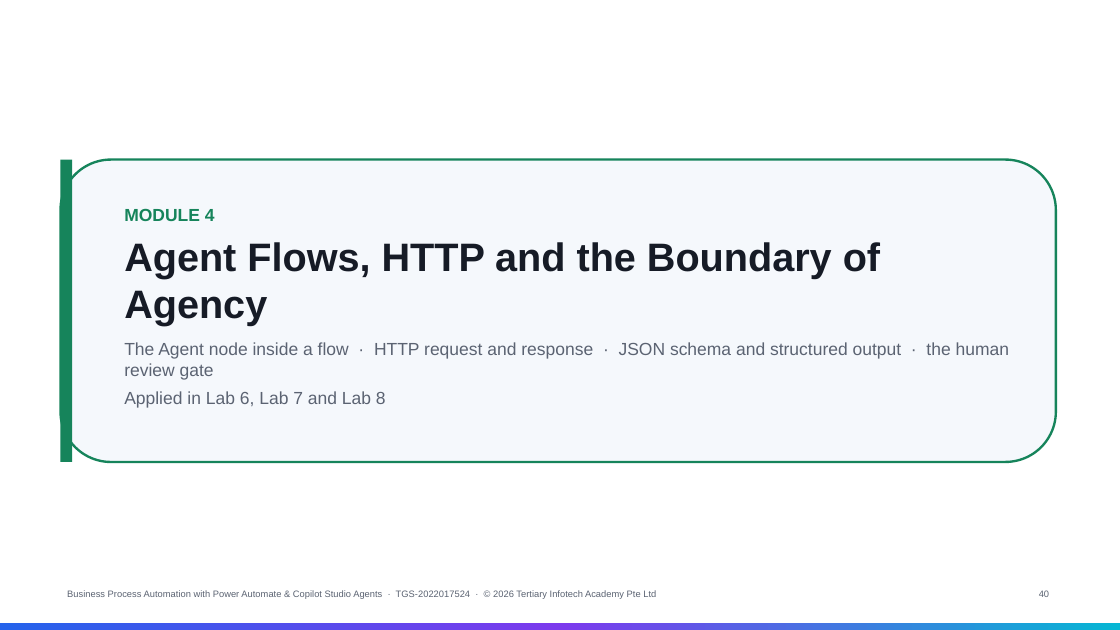
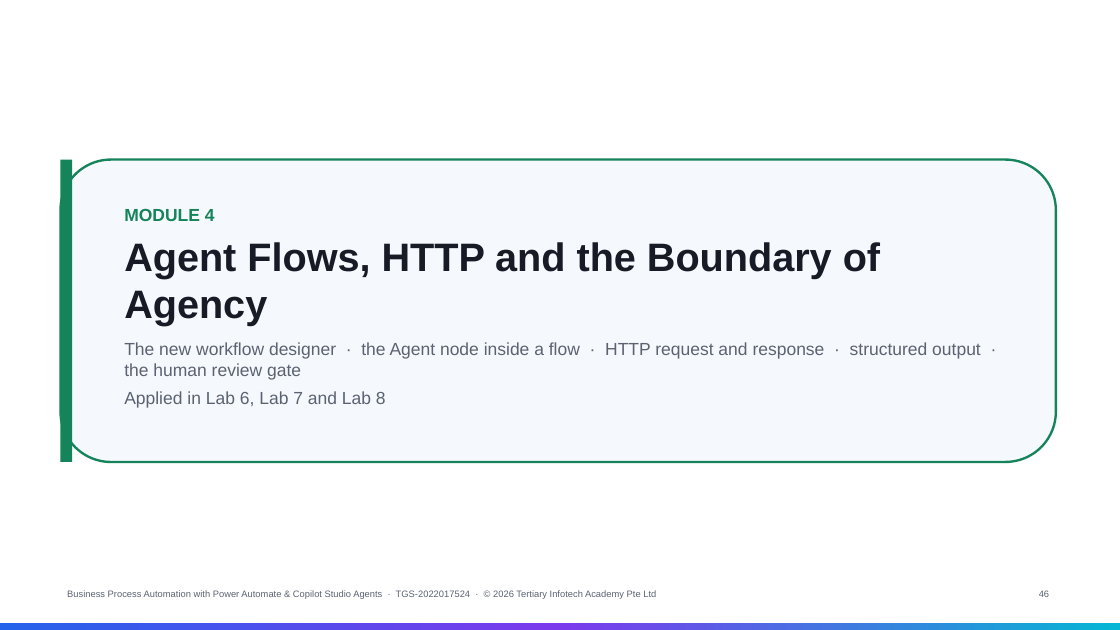
Before and after one commit to tertiarycourses/TGS-2022017524-Business-Process-Automation-with-Power-Automate-and-Copilot-Studio-Agents, a slide deck: slide 46 of courseware/Business Process Automation with Power Automate and Copilot Studio Agents-v7.0.pptx (slide 40 before the commit). Drawn at 1120x630 pixels with LibreOffice and Linux fonts; fonts in the diff are those of the drawing. Boxes give left, top, right and bottom in pixels: in the first picture for what was removed or moved away, otherwise in the second. Text is boxed around its words. In the diff, an @@ line names an element or a change of style, - is before the commit and + after.

```diff
--- a/courseware/Business Process Automation with Power Automate and Copilot Studio Agents-v7.0.pptx
+++ b/courseware/Business Process Automation with Power Automate and Copilot Studio Agents-v7.0.pptx
@@ text at (124, 342, 981, 380): text changed @@
-The Agent node inside a flow · HTTP request and response · JSON schema and structured output · the human review gate
+The new workflow designer · the Agent node inside a flow · HTTP request and response · structured output · the human review gate
```
Also in this commit, not shown: 56 other slides changed, 7 slides added, 3 other files.
